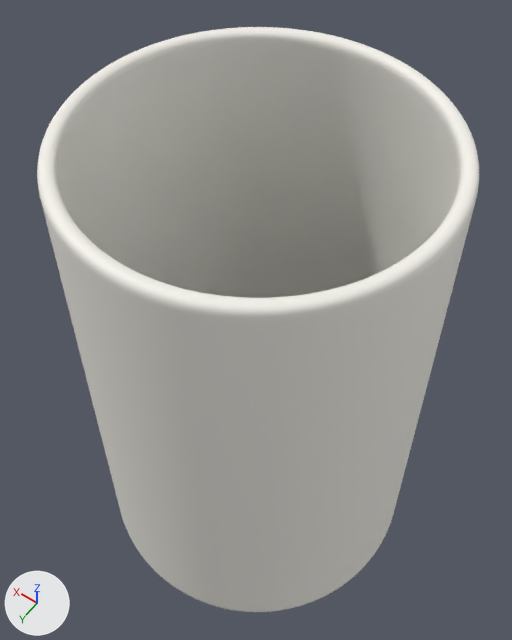
An edit to the Blender file output/cup/model/cup_005.blend, drawn before and after from the same camera.
Rendered twice from a camera (50 mm lens) standing at (-0.0647, 0.0913, 0.2275) and looking at (0.0048, -0.006, 0.0745). Lighting does not change. The marker at lower left points along +X, +Y and +Z. The picture after the commit comes second.

Objects in the first picture: 'cup_005'.
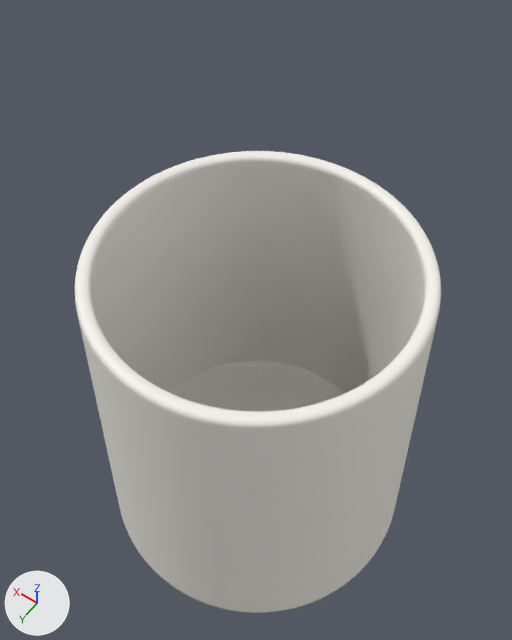
What differs and where, as boxes [x1, y1, x2, y2] in the pictures (512 x 640 px):
'cup_005', reshaped (17% narrower, 21% shorter)
    before: [37, 27, 479, 612]
    after: [75, 151, 441, 613]

What the commit changed:
me_cup_005_mesh is used by ob_cup_005; location (0.0, 0.0, 0.0).
me_cup_005_mesh had 9410 vertices, 9504 faces and spanned x -0.0487..0.0487, y -0.0487..0.0487, z -0.0038..0.1409.
me_cup_005_mesh now has 9410 vertices, 9504 faces and spans x -0.0488..0.0488, y -0.0488..0.0488, z -0.0038..0.1053.
me_cup_005_mesh part 1: all 9216 vertices in x -0.0484..0.0484, y -0.0484..0.0484, z 0.0029..0.1409 are scaled about the mesh origin by (1, 1, 0.747).
